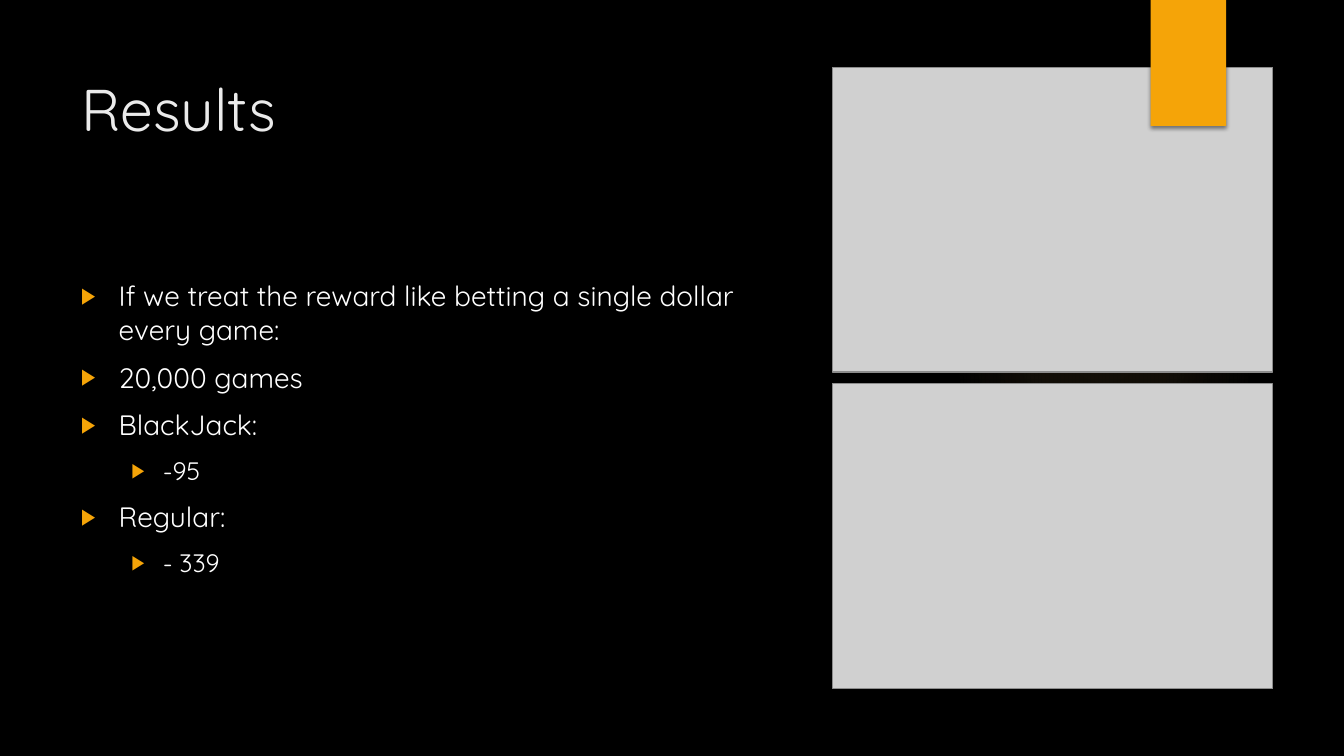
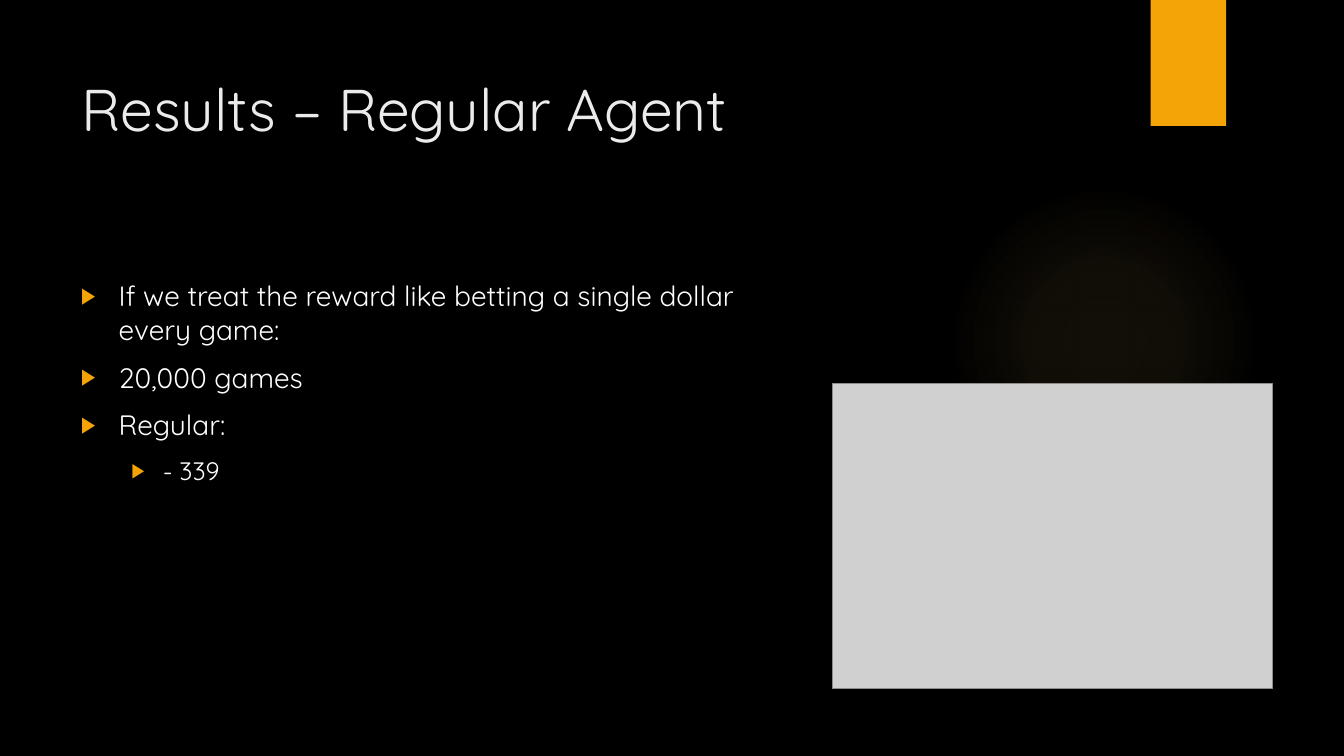
Before and after one commit to westpoint-neural-networks/final-project-connor-smith2, a slide deck: slide 13 of Counting Cards.pptx (slide 7 before the commit). Drawn at 1344x756 pixels with LibreOffice and Linux fonts; fonts in the diff are those of the drawing; grey boxes stand for pictures; background and template pictures are left out. Boxes give left, top, right and bottom in pixels: in the first picture for what was removed or moved away, otherwise in the second. Text is boxed around its words. In the diff, an @@ line names an element or a change of style, - is before the commit and + after.

```diff
--- a/Counting Cards.pptx
+++ b/Counting Cards.pptx
@@ title at [81, 87, 727, 143]: text changed @@
-Results
+Results – Regular Agent
@@ picture removed at [833, 68, 1272, 373] @@
@@ text at [119, 414, 257, 480]: paragraphs removed @@
-▶ BlackJack:
-  ▶ -95
```
Also in this commit, not shown: 5 other slides changed, 9 slides added, 4 other files.
